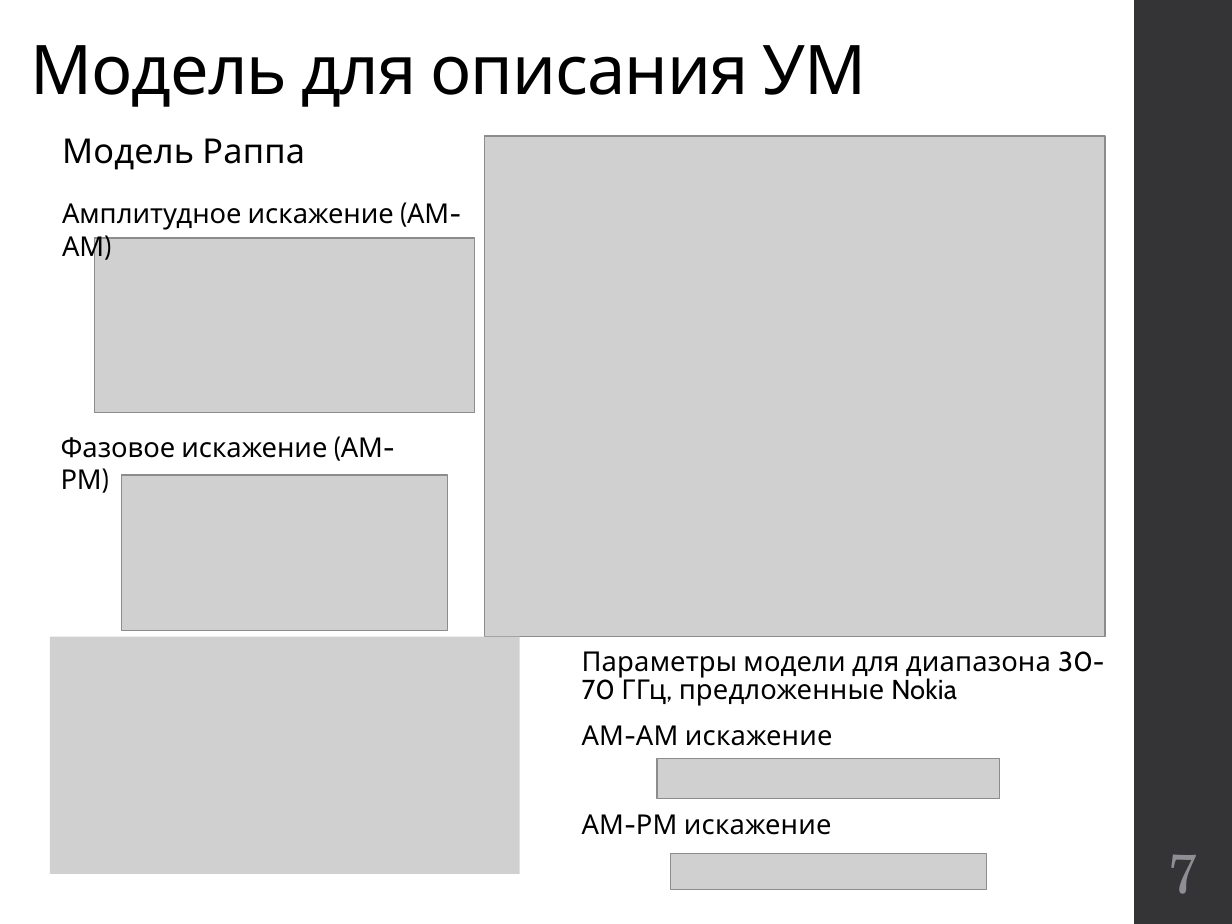
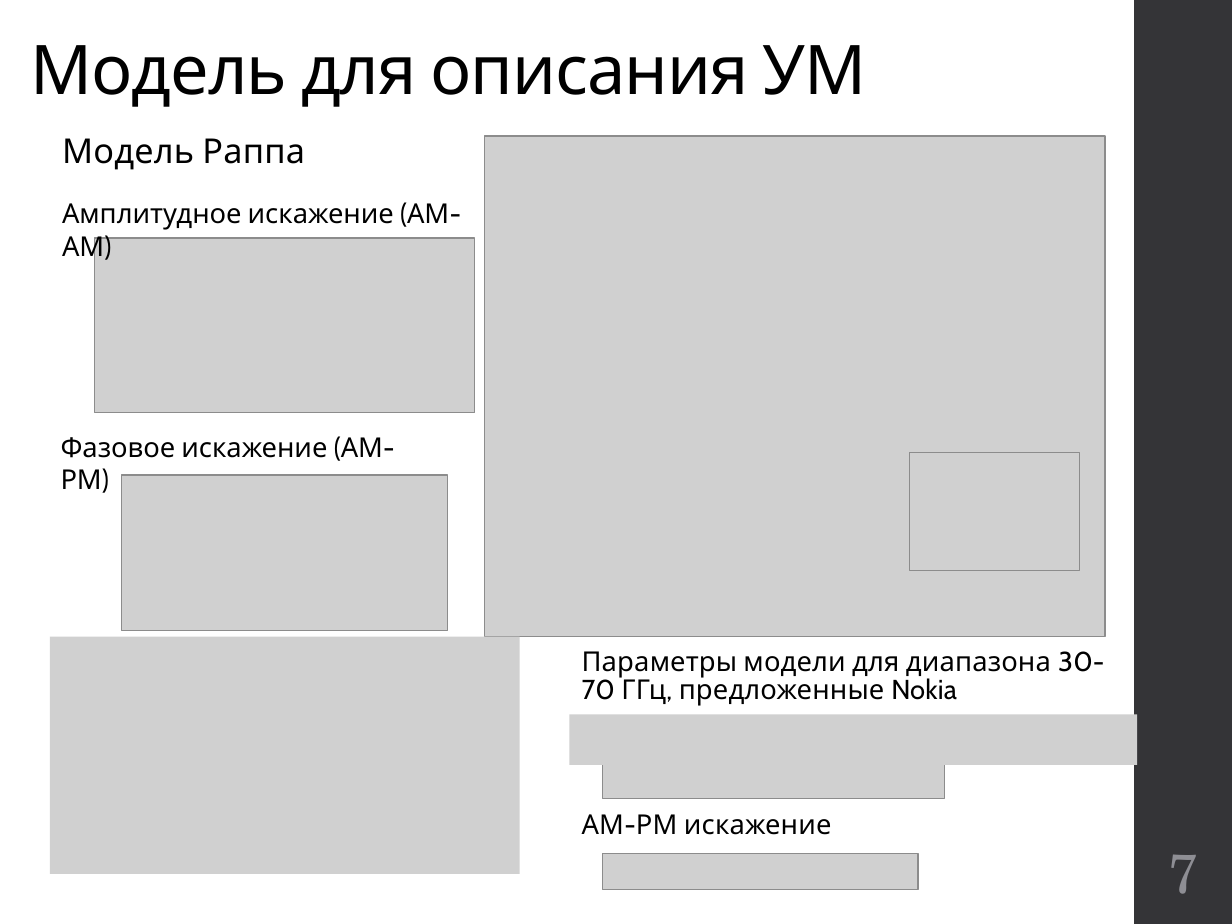
Before and after one commit to kannab98/graduation-paper, a slide deck: slide 7 of Presentation.pptx. Drawn at 1232x924 pixels with LibreOffice and Linux fonts; fonts in the diff are those of the drawing; grey boxes stand for pictures. Boxes give left, top, right and bottom in pixels: in the first picture for what was removed or moved away, otherwise in the second. Text is boxed around its words. In the diff, an @@ line names an element or a change of style, - is before the commit and + after.

```diff
--- a/Presentation.pptx
+++ b/Presentation.pptx
@@ picture added at bbox=[909, 452, 1079, 570] @@
@@ picture added at bbox=[569, 715, 1137, 765] @@
@@ text removed at bbox=[582, 725, 833, 746] @@
-АМ-АМ искажение
@@ picture: place and size @@
-picture at bbox=[657, 759, 999, 798]
+picture at bbox=[602, 759, 945, 798]
@@ picture: place and size @@
-picture at bbox=[670, 854, 986, 890]
+picture at bbox=[602, 854, 918, 890]
```
Also in this commit, not shown: 8 other slides changed, 1 slide added, 10 other files.
